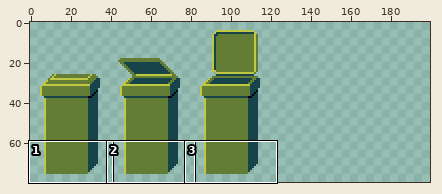
Sprite sheet -- asset/sprite/bidone_verde.png. The first picture is a wide view before the edit; the outline marks the close-up.
Close-up. Old version:
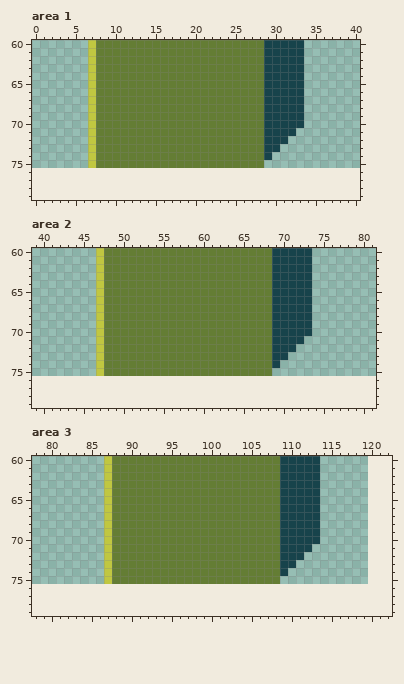
The file is 120x72 pixels. Shown: area 1: x 0..40, y 60..79; area 2: x 39..81, y 60..79; area 3: x 78..122, y 60..79. The old version is drawn lined up with the new one, on the new canvas. The commit also changed other parts of the picture, which this record leaves out.
After:
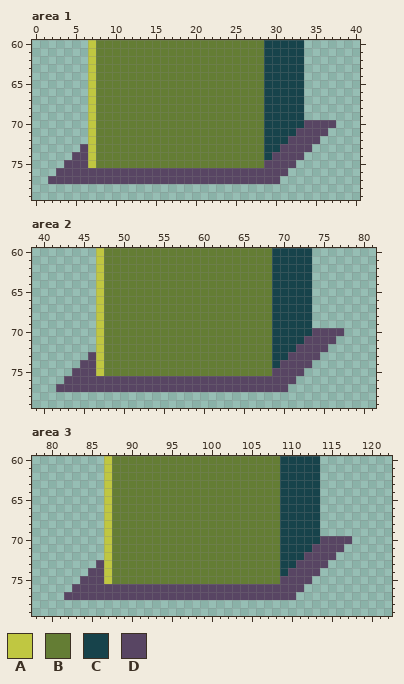
Palette (. is transparent): A #c0c741  B #647d34  C #17434b  D #584563
Difference:
canvas 120x72 -> 200x80, the old top-left corner now at 0,4
Area 1:
The author put colour D in row 70 at x 34 to 37; in row 71 at x 33 to 36; in row 72 at x 32 to 35; in row 73 at x 6 and 31 to 34; in row 74 at x 5 to 6 and 30 to 33; in row 75 at x 4 to 6 and 29 to 32.
The author put colour D in row 76 at x 3 to 31; in row 77 at x 2 to 30.
Area 2:
The author put colour D in row 70 at x 74 to 77; in row 71 at x 73 to 76; in row 72 at x 72 to 75; in row 73 at x 46 and 71 to 74; in row 74 at x 45 to 46 and 70 to 73; in row 75 at x 44 to 46 and 69 to 72.
The author put colour D in row 76 at x 43 to 71; in row 77 at x 42 to 70.
Area 3:
The author put colour D in row 70 at x 114 to 117; in row 71 at x 113 to 116; in row 72 at x 112 to 115; in row 73 at x 86 and 111 to 114; in row 74 at x 85 to 86 and 110 to 113; in row 75 at x 84 to 86 and 109 to 112.
The author put colour D in row 76 at x 83 to 111; in row 77 at x 82 to 110.
Pixel boxes of the changes (left, top, right, bottom) in both close-ups:
added: (48, 120, 336, 184)
added: (56, 328, 344, 392)
added: (64, 536, 352, 600)
